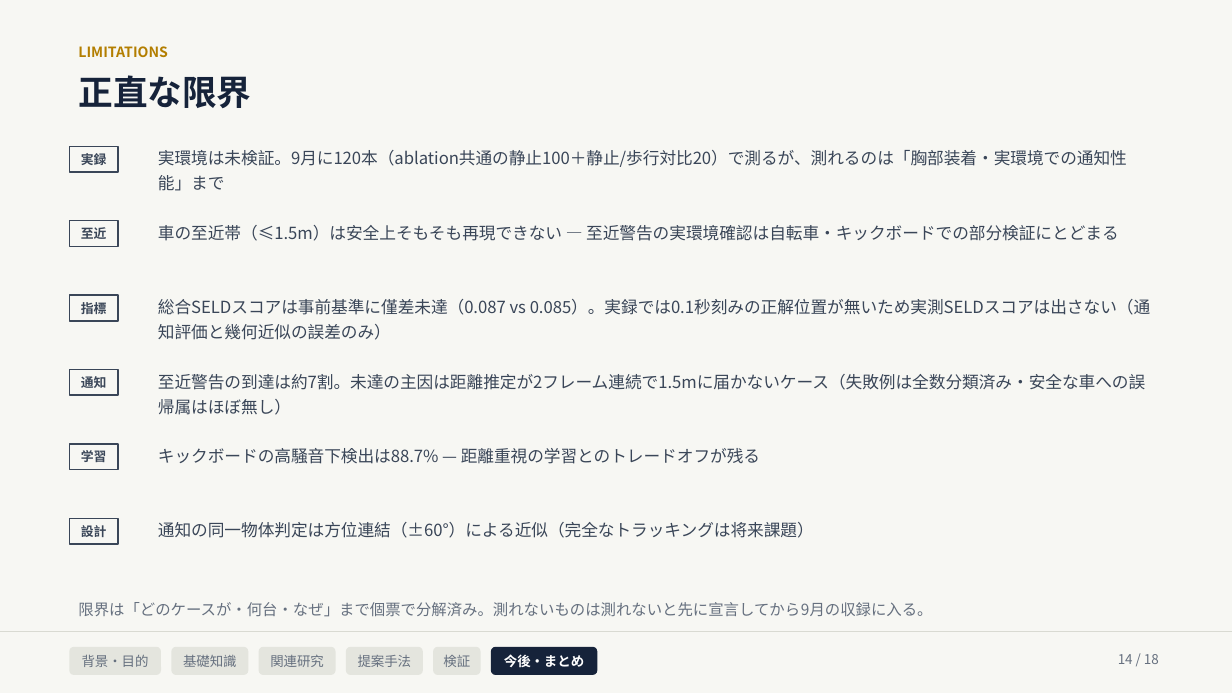
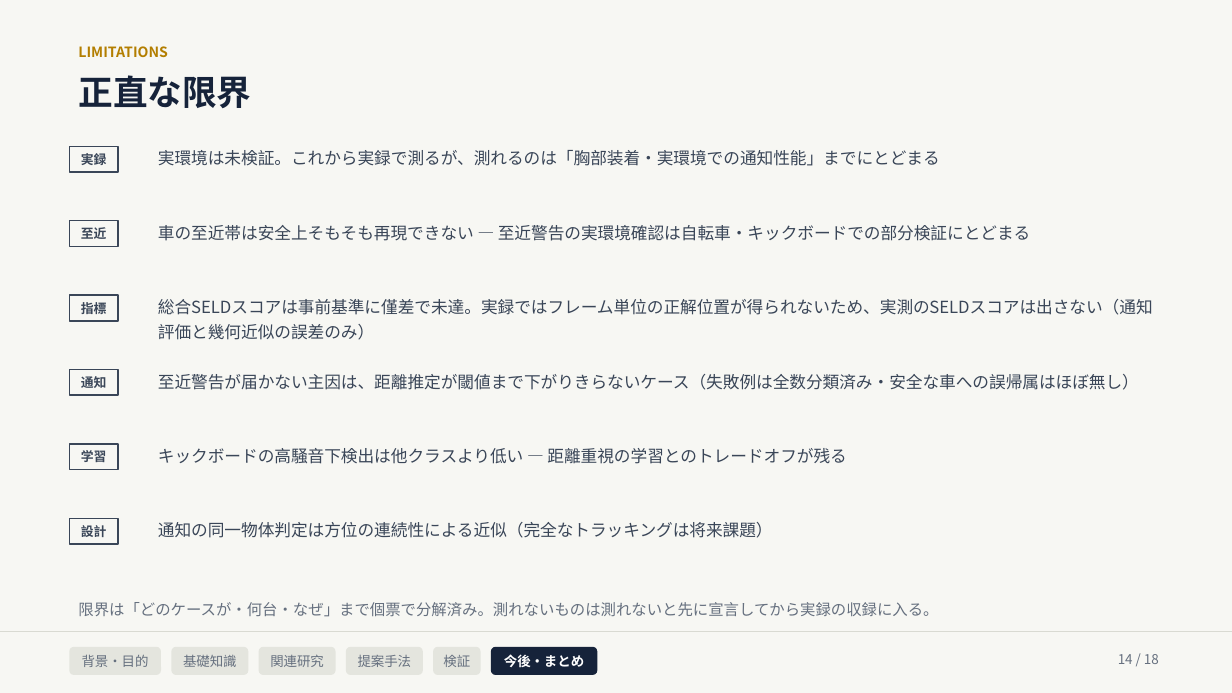
Before and after one commit to Noosdoo/outdoor-seld-sim, a slide deck: slide 14 of md/seminar/中間発表スライド_2026-08-10.pptx. Drawn at 1232x693 pixels with LibreOffice and Linux fonts; fonts in the diff are those of the drawing. Boxes give left, top, right and bottom in pixels: in the first picture for what was removed or moved away, otherwise in the second. Text is boxed around its words. In the diff, an @@ line names an element or a change of style, - is before the commit and + after.

```diff
--- a/md/seminar/中間発表スライド_2026-08-10.pptx
+++ b/md/seminar/中間発表スライド_2026-08-10.pptx
@@ text at [158,150,940,166]: text changed @@
-実環境は未検証。9月に120本（ablation共通の静止100＋静止/歩行対比20）で測るが、測れるのは「胸部装着・実環境での通知性能」まで
+実環境は未検証。これから実録で測るが、測れるのは「胸部装着・実環境での通知性能」までにとどまる
@@ text at [158,225,1031,241]: text changed @@
-車の至近帯（≤1.5m）は安全上そもそも再現できない — 至近警告の実環境確認は自転車・キックボードでの部分検証にとどまる
+車の至近帯は安全上そもそも再現できない — 至近警告の実環境確認は自転車・キックボードでの部分検証にとどまる
@@ text at [158,299,1153,340]: text changed @@
-総合SELDスコアは事前基準に僅差未達（0.087 vs 0.085）。実録では0.1秒刻みの正解位置が無いため実測SELDスコアは出さない（通知評価と幾何近似の誤差のみ）
+総合SELDスコアは事前基準に僅差で未達。実録ではフレーム単位の正解位置が得られないため、実測のSELDスコアは出さない（通知評価と幾何近似の誤差のみ）
@@ text at [158,374,1139,390]: text changed @@
-至近警告の到達は約7割。未達の主因は距離推定が2フレーム連続で1.5mに届かないケース（失敗例は全数分類済み・安全な車への誤帰属はほぼ無し）
+至近警告が届かない主因は、距離推定が閾値まで下がりきらないケース（失敗例は全数分類済み・安全な車への誤帰属はほぼ無し）
@@ text at [158,448,846,464]: text changed @@
-キックボードの高騒音下検出は88.7% — 距離重視の学習とのトレードオフが残る
+キックボードの高騒音下検出は他クラスより低い — 距離重視の学習とのトレードオフが残る
@@ text at [158,522,773,538]: text changed @@
-通知の同一物体判定は方位連結（±60°）による近似（完全なトラッキングは将来課題）
+通知の同一物体判定は方位の連続性による近似（完全なトラッキングは将来課題）
@@ text at [78,602,938,617]: text changed @@
-限界は「どのケースが・何台・なぜ」まで個票で分解済み。測れないものは測れないと先に宣言してから9月の収録に入る。
+限界は「どのケースが・何台・なぜ」まで個票で分解済み。測れないものは測れないと先に宣言してから実録の収録に入る。
```
Also in this commit, not shown: 1 other slide changed, 2 other files.
